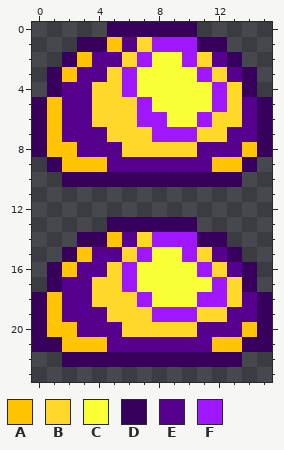
One commit to this pixel-art sprite: Content/NPCs/ElectrumSlime.png. This is how it looked before the edit.
The file is 32x48 pixels, drawn in blocks of 2x2; one block is one cell here.
Palette (. is transparent): A #ffc400  B #ffd829  C #f8ff33  D #37005d  E #56008f  F #9e17ff
Pixels before, first column x 0:
 0 .....DDDDDD.....
 1 ...DDAEBFFFDD...
 2 ..DAEEBFCCFBED..
 3 .DAEEBFCCCCFBED.
 4 .DEEBBFCCCCCFBD.
 5 DAEEBBBFCCCCFBED
 6 DAEEBBBFFCCFBBED
 7 DAEEEBBBFFFBBEED
 8 DAAEEEBBBBBEEEAD
 9 .DAAAEEEEEEEAAD.
10 ..DDDDDDDDDDDD..
11 ................
12 ................
13 .....DDDDDD.....
14 ...DDAEBFFFDD...
15 ..DAEEBFCCFBED..
16 .DAEEBFCCCCFBED.
17 .DEEBBFCCCCCFBD.
18 DAEEBBBFCCCFFBED
19 DAEEEBBBFFFBBEED
20 DAAEEEBBBBBEEEAD
21 DDAAAEEEEEEEAADD
22 ..DDDDDDDDDDDD..
The same view after the edit:
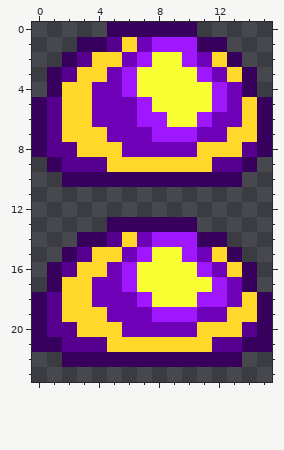
Edits made:
colour A: #ffc400 -> #56008f
colour B: #ffd829 -> #6e00b8
colour E: #56008f -> #ffd829
Boxes around the changes in both pictures, in picture pixels (x1, y1, x2, y2):
changed: (47, 37, 257, 352)
